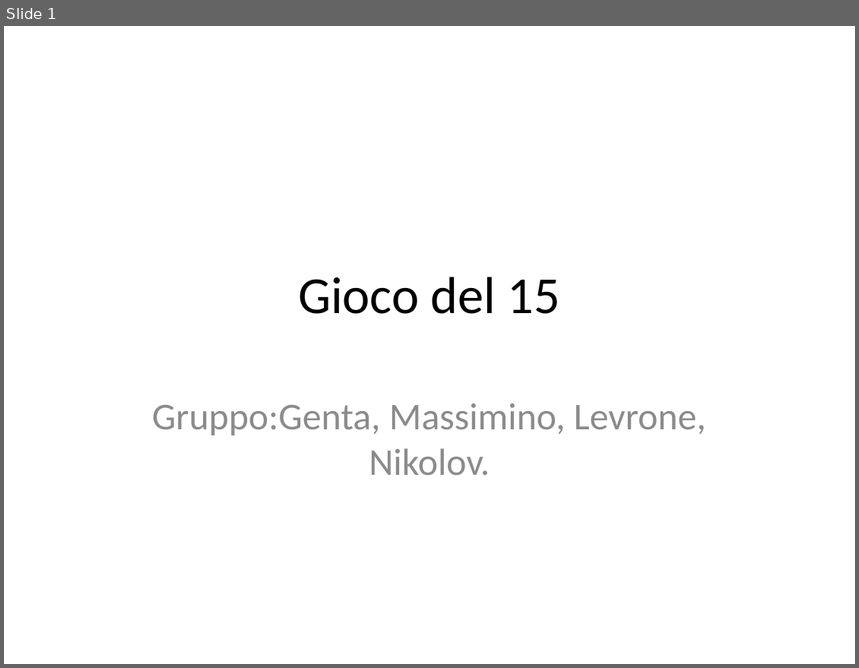
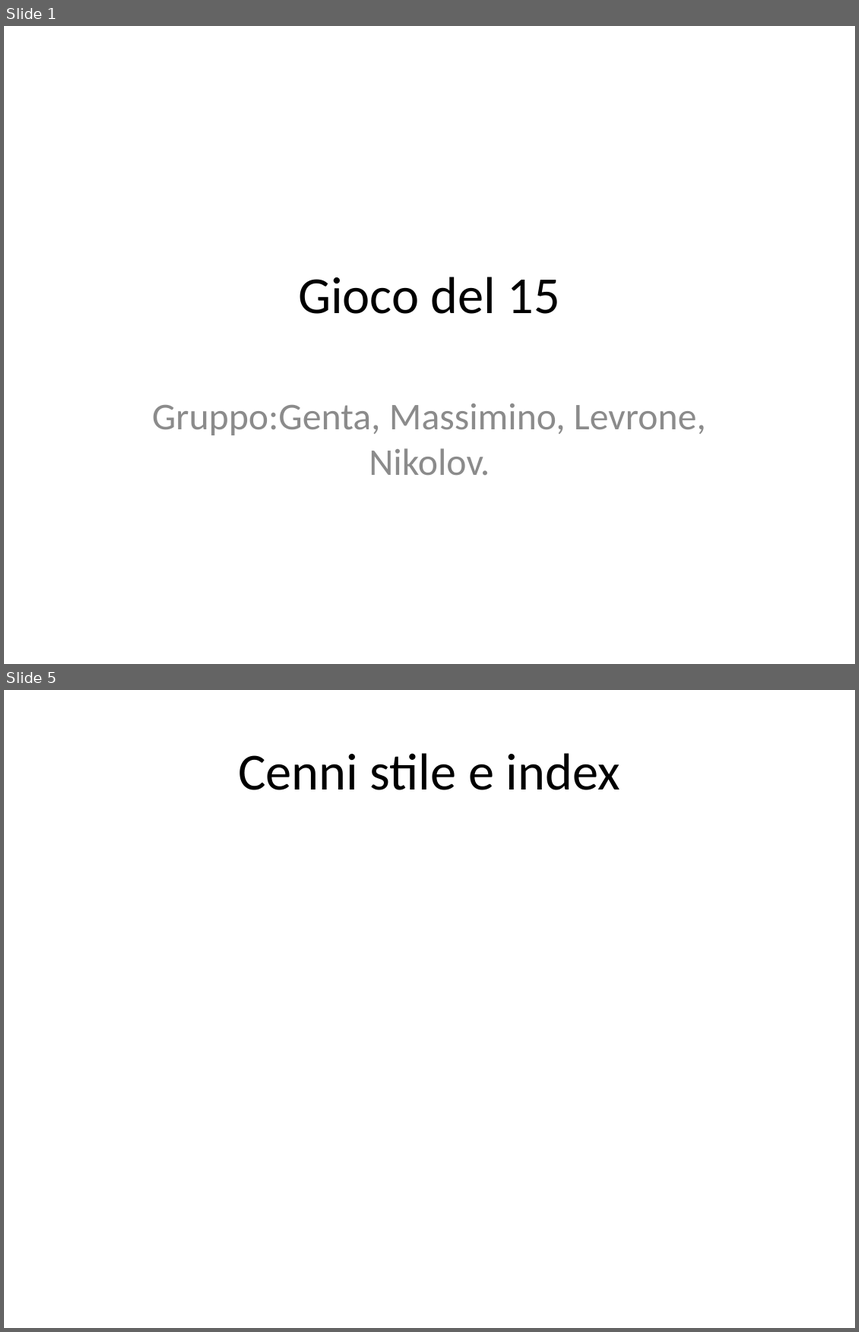
Before and after one commit to danielegenta/ProjectTPSI, a slide deck: Presentazione.pptx. Shown one above the other, each under a label of ours: slide 1 before the commit, slides 1 and 5 after it; the slides between them are not shown. The pictures are 859x668 and 859x1332 pixels, drawn with LibreOffice and Linux fonts; fonts in the diff are those of the drawing. Boxes give left, top, right and bottom in pixels: in the first picture for what was removed or moved away, otherwise in the second. Text is boxed around its words. In the diff, an @@ line names an element or a change of style, - is before the commit and + after.

```diff
--- a/Presentazione.pptx
+++ b/Presentazione.pptx
@@ slide 5 added at box(4, 690, 855, 1328), background #FFFFFF @@
@@ title added at box(238, 753, 620, 790), 44 pt, text #000000 @@
+Cenni stile e index
```
Also in this commit, not shown: 4 other slides added.
